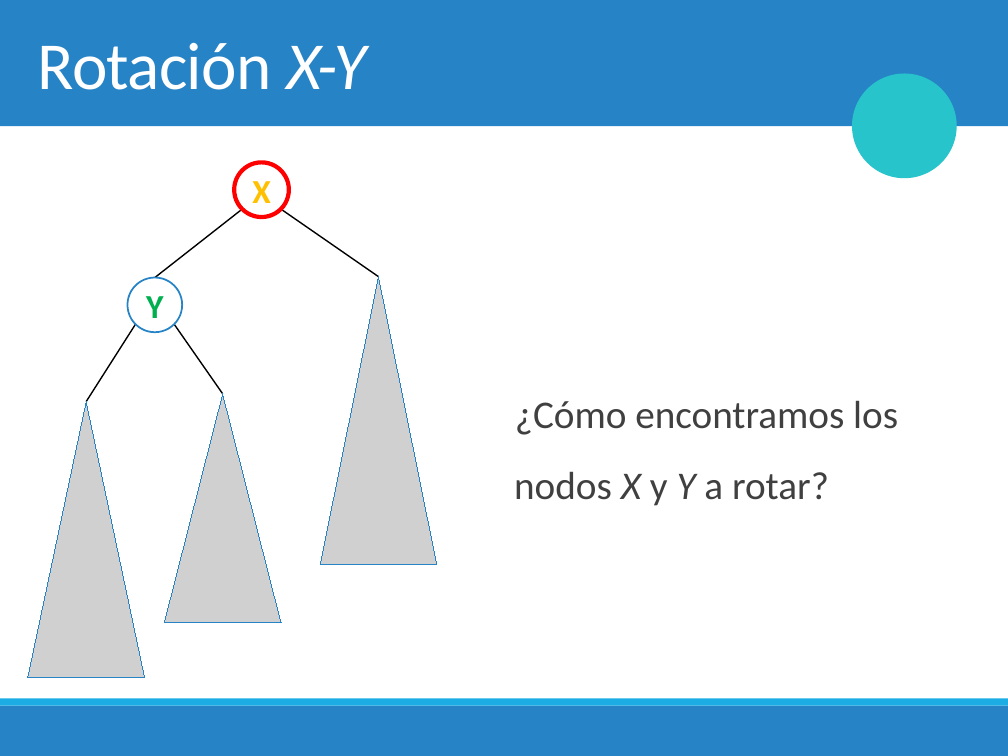
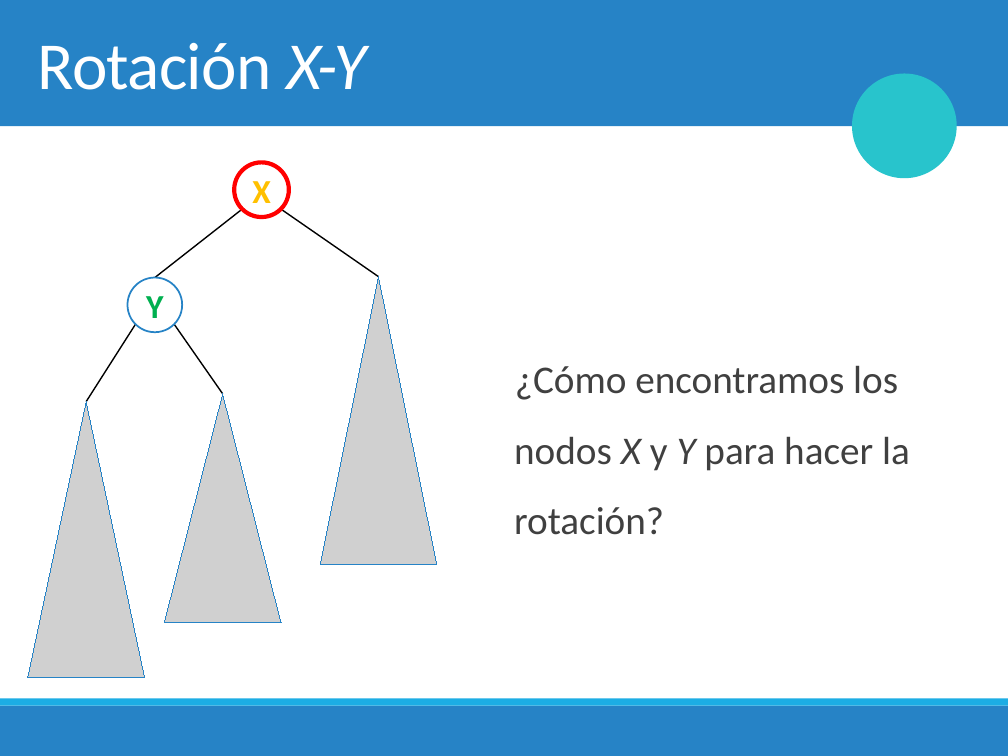
Before and after one commit to chris-carstens/2020-2, a slide deck: slide 16 of Clases/07 - Árboles AVL/07. Árboles AVL.pptx. Drawn at 1008x756 pixels with LibreOffice and Linux fonts; fonts in the diff are those of the drawing; grey boxes stand for pictures; background and template pictures are left out. Boxes give left, top, right and bottom in pixels: in the first picture for what was removed or moved away, otherwise in the second. Text is boxed around its words. In the diff, an @@ line names an element or a change of style, - is before the commit and + after.

```diff
--- a/Clases/07 - Árboles AVL/07. Árboles AVL.pptx
+++ b/Clases/07 - Árboles AVL/07. Árboles AVL.pptx
@@ text at (514, 365, 910, 535): text changed @@
-  ¿Cómo encontramos los nodos X y Y a rotar?
+  ¿Cómo encontramos los nodos X y Y para hacer la rotación?
```
Also in this commit, not shown: 18 other slides changed, 2 slides added, 3 slides removed, 5 other files.
